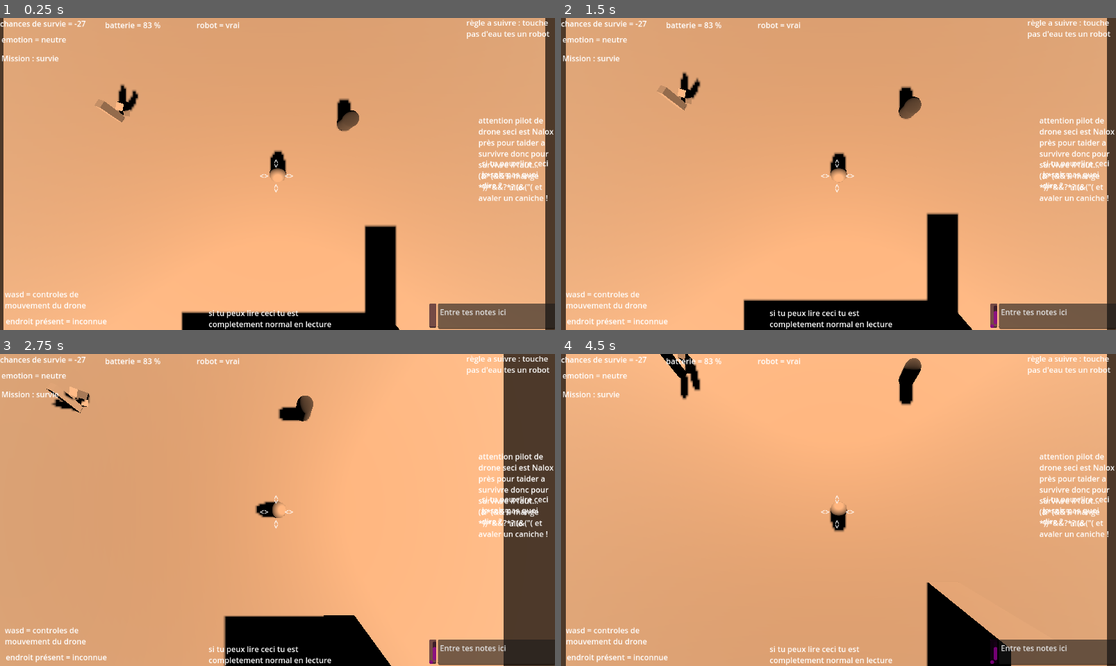
Above: before the commit, frames 1-4 (two rows, left to right).
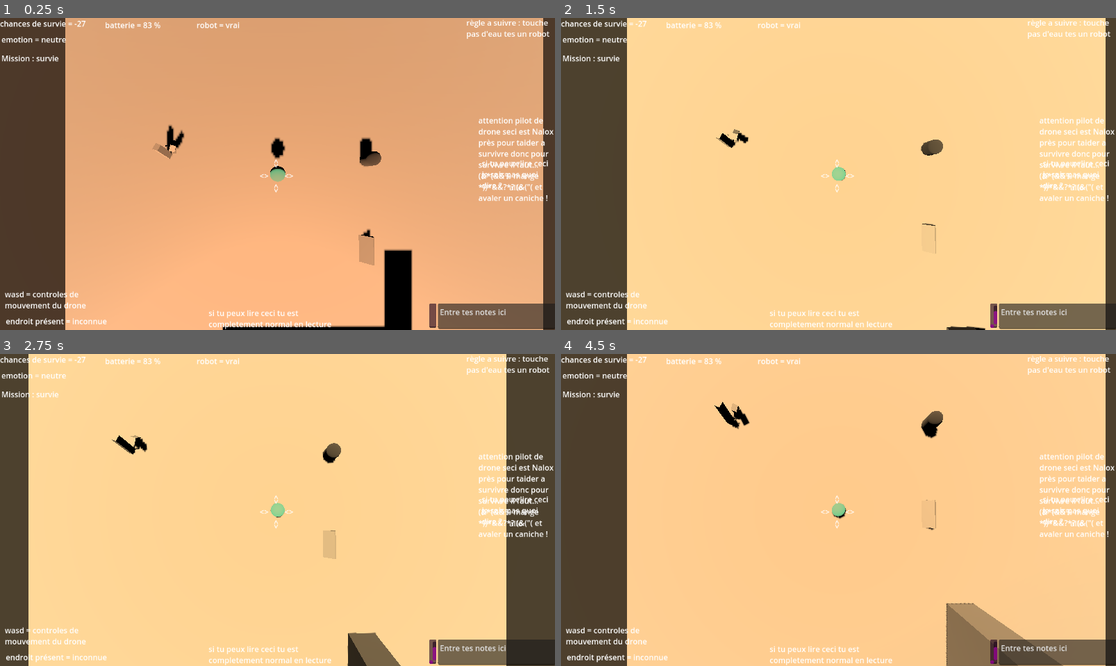
Above: after the commit, the same moments.

Repository: StudioXPEtudiant/25-26.QC.S.S2_Re_TV
Game: Godot game, scene res://Player.tscn
Same seed, same stepped clock (60 frames per second), same inputs: the game is played once before the commit and once after it.
Inputs (mouse positions are in pixels of both pictures, inside the frame that each line leads up to):
- Up to frame 1 (0.25 s): no input
- Up to frame 2 (1.5 s): click (993, 314) at 0.52 s; type "Alex" at 0.6 s; tap Enter at 1.25 s; hold S (J1right) from 1.28 s (still down)
- Up to frame 3 (2.75 s): release S (J1right) at 2.03 s; hold D (J1down) from 2.03 s (still down)
- Up to frame 4 (4.5 s): release D (J1down) at 2.78 s; hold S (J1right) 2.78-3.53 s; hold A (J1up) 3.53-4.28 s; hold W (J1left) from 4.28 s (still down)

The runs differ from the first frame. In frame 1, 17% of the frame differs, in the area x 0-99%, y 0-100%; in frame 2, 95%; in frame 3, 89%; in frame 4, 79%.

Commit message:
+ 1 decorations + nouveaux joueurs (ses just une sphere) + scene individuelle pour le joueur

Diff:
--- a/Player.tscn
+++ b/Player.tscn
@@ -1,27 +1,9 @@
-[gd_scene load_steps=21 format=3 uid="uid://c5mwoim0bhq54"]
-
-[ext_resource type="Script" uid="uid://2cp0rf5k1be7" path="res://Camera_mouvement.gd" id="1_kpjcp"]
-[ext_resource type="Script" uid="uid://bt11rndixbpak" path="res://Player-movement.gd" id="1_tdem5"]
+[gd_scene load_steps=14 format=3 uid="uid://c5mwoim0bhq54"]
+
+[ext_resource type="PackedScene" uid="uid://dfpkme3q1d5a6" path="res://Player2.tscn" id="3_e80uo"]
 [ext_resource type="PackedScene" uid="uid://o0m3ymwh8n5" path="res://endroits effronder.tscn" id="3_kne1u"]
+[ext_resource type="PackedScene" uid="uid://dr4cs7spabo41" path="res://Tv blockage.tscn" id="4_cxr5p"]
 [ext_resource type="PackedScene" uid="uid://mukxrgbxxb7p" path="res://pushblock.tscn" id="4_e80uo"]
-
-[sub_resource type="PhysicsMaterial" id="PhysicsMaterial_e80uo"]
-
-[sub_resource type="BoxShape3D" id="BoxShape3D_xhfnw"]
-
-[sub_resource type="BoxMesh" id="BoxMesh_xhfnw"]
-
-[sub_resource type="StandardMaterial3D" id="StandardMaterial3D_kpjcp"]
-transparency = 1
-blend_mode = 3
-cull_mode = 1
-albedo_color = Color(0.807843, 0.498039, 0.282353, 0.231373)
-
-[sub_resource type="PhysicsMaterial" id="PhysicsMaterial_cxr5p"]
-
-[sub_resource type="CapsuleShape3D" id="CapsuleShape3D_dshn4"]
-
-[sub_resource type="CapsuleMesh" id="CapsuleMesh_obed5"]
 
 [sub_resource type="CanvasItemMaterial" id="CanvasItemMaterial_kpjcp"]
 
@@ -50,60 +32,6 @@
 [sub_resource type="BoxMesh" id="BoxMesh_aaats"]
 
 [node name="Node3D" type="Node3D"]
-
-[node name="RigidBody3D" type="RigidBody3D" parent="."]
-mass = 0.001
-physics_material_override = SubResource("PhysicsMaterial_e80uo")
-gravity_scale = 0.0
-script = ExtResource("1_kpjcp")
-movespeed = 2
-
-[node name="CollisionShape3D" type="CollisionShape3D" parent="RigidBody3D"]
-transform = Transform3D(1, 0, 0, 0, 1, 0, 0, 0, 1, 0, 9.86388, 0)
-shape = SubResource("BoxShape3D_xhfnw")
-
-[node name="Camera3D" type="Camera3D" parent="RigidBody3D"]
-transform = Transform3D(1, 0, 0, 0, -4.37114e-08, 1, 0, -1, -4.37114e-08, -0.27794, 6.90487, 0.00553894)
-rotation_edit_mode = 1
-doppler_tracking = 1
-
-[node name="MeshInstance3D2" type="MeshInstance3D" parent="RigidBody3D/Camera3D"]
-transform = Transform3D(-9.74105e-08, -3.92693, 0, 2.22849, -1.71652e-07, 0, 0, 0, 0.40581, 0, 3.67872e-08, -0.843028)
-layers = 2
-mesh = SubResource("BoxMesh_xhfnw")
-surface_material_override/0 = SubResource("StandardMaterial3D_kpjcp")
-
-[node name="Player" type="RigidBody3D" parent="."]
-transform = Transform3D(0.5, 0, 0, 0, 0.5, 0, 0, 0, 0.5, -0.270621, 0.515487, 0.00405115)
-axis_lock_linear_x = true
-axis_lock_linear_z = true
-mass = 5.0
-physics_material_override = SubResource("PhysicsMaterial_cxr5p")
-gravity_scale = 0.5
-lock_rotation = true
-script = ExtResource("1_tdem5")
-movespeed = 2
-
-[node name="CollisionShape3D" type="CollisionShape3D" parent="Player"]
-transform = Transform3D(0.5, 0, 0, 0, 0.5, 0, 0, 0, 0.5, 0, 0, 0)
-shape = SubResource("CapsuleShape3D_dshn4")
-debug_color = Color(0.290659, 0.618761, 0.351924, 1)
-
-[node name="MeshInstance3D" type="MeshInstance3D" parent="Player"]
-transform = Transform3D(0.5, 0, 0, 0, 0.5, 0, 0, 0, 0.5, 0, 0, 0)
-mesh = SubResource("CapsuleMesh_obed5")
-skeleton = NodePath("../..")
-
-[node name="DirectionalLight3D2" type="DirectionalLight3D" parent="Player"]
-transform = Transform3D(-2, -1.23635e-07, 1.23635e-07, 1.7477e-07, -1.4554, 1.37179, 5.16879e-09, 1.37179, 1.4554, -0.00137615, -0.0614711, 0.0299828)
-light_energy = 2.5
-light_volumetric_fog_energy = 5.0
-light_specular = 5.0
-light_bake_mode = 0
-light_cull_mask = 4294967293
-shadow_enabled = true
-shadow_transmittance_bias = -4.152
-shadow_blur = 5.0
 
 [node name="DirectionalLight3D" type="DirectionalLight3D" parent="."]
 transform = Transform3D(1, 0, 0, 0, -0.0258105, 0.999667, 0, -0.999667, -0.0258105, 0, 9.83195, 0)
@@ -590,4 +518,10 @@
 transform = Transform3D(1, 0, 0, 0, 1, 0, 0, 0, 1, -5, 0, -2)
 
 [node name="Pushblock" parent="NavigationRegion3D" instance=ExtResource("4_e80uo")]
-transform = Transform3D(1, 0, 0, 0, 1, 0, 0, 0, 1, -3.55765, 0.655428, 9.53295)
+transform = Transform3D(1, 0, 0, 0, 1, 0, 0, 0, 1, -3.55765, 0.845489, 9.53295)
+
+[node name="Player2" parent="." instance=ExtResource("3_e80uo")]
+transform = Transform3D(1, 0, 0, 0, 1, 0, 0, 0, 1, -1.10409, 0.883434, -1.12373)
+
+[node name="EndroitsEffronder" parent="." instance=ExtResource("4_cxr5p")]
+transform = Transform3D(1, 0, 0, 0, 1, 0, 0, 0, 1, 1.91363, 0.108996, 1.63187)
--- /dev/null
+++ b/Player2.tscn
@@ -0,0 +1,80 @@
+[gd_scene load_steps=11 format=3 uid="uid://dfpkme3q1d5a6"]
+
+[ext_resource type="Script" uid="uid://2cp0rf5k1be7" path="res://Camera_mouvement.gd" id="1_mjxxk"]
+[ext_resource type="Script" uid="uid://bt11rndixbpak" path="res://Player-movement.gd" id="2_eyttc"]
+
+[sub_resource type="PhysicsMaterial" id="PhysicsMaterial_g3ar4"]
+
+[sub_resource type="BoxShape3D" id="BoxShape3D_6qrfi"]
+
+[sub_resource type="BoxMesh" id="BoxMesh_qgh46"]
+
+[sub_resource type="StandardMaterial3D" id="StandardMaterial3D_c7vm2"]
+transparency = 1
+blend_mode = 3
+cull_mode = 1
+albedo_color = Color(0.807843, 0.498039, 0.282353, 0.231373)
+
+[sub_resource type="PhysicsMaterial" id="PhysicsMaterial_wycv3"]
+
+[sub_resource type="StandardMaterial3D" id="StandardMaterial3D_t46hy"]
+albedo_color = Color(0.341176, 1, 1, 1)
+
+[sub_resource type="SphereMesh" id="SphereMesh_5twf5"]
+material = SubResource("StandardMaterial3D_t46hy")
+
+[sub_resource type="SphereShape3D" id="SphereShape3D_yn16u"]
+
+[node name="Player2" type="Node3D"]
+
+[node name="RigidBody3D" type="RigidBody3D" parent="."]
+mass = 0.001
+physics_material_override = SubResource("PhysicsMaterial_g3ar4")
+gravity_scale = 0.0
+script = ExtResource("1_mjxxk")
+movespeed = 2
+
+[node name="CollisionShape3D" type="CollisionShape3D" parent="RigidBody3D"]
+transform = Transform3D(1, 0, 0, 0, 1, 0, 0, 0, 1, 0, 9.86388, 0)
+shape = SubResource("BoxShape3D_6qrfi")
+
+[node name="Camera3D" type="Camera3D" parent="RigidBody3D"]
+transform = Transform3D(1, 0, 0, 0, -4.37114e-08, 1, 0, -1, -4.37114e-08, -0.27794, 6.90487, 0.00553894)
+rotation_edit_mode = 1
+doppler_tracking = 1
+
+[node name="MeshInstance3D2" type="MeshInstance3D" parent="RigidBody3D/Camera3D"]
+transform = Transform3D(-9.74105e-08, -3.92693, 0, 2.22849, -1.71652e-07, 0, 0, 0, 0.40581, 0, 3.67872e-08, -0.843028)
+layers = 2
+mesh = SubResource("BoxMesh_qgh46")
+surface_material_override/0 = SubResource("StandardMaterial3D_c7vm2")
+
+[node name="Player" type="RigidBody3D" parent="."]
+transform = Transform3D(0.5, 0, 0, 0, 0.5, 0, 0, 0, 0.5, -0.270621, 0.515487, 0.00405115)
+axis_lock_linear_x = true
+axis_lock_linear_z = true
+mass = 5.0
+physics_material_override = SubResource("PhysicsMaterial_wycv3")
+gravity_scale = 0.5
+lock_rotation = true
+script = ExtResource("2_eyttc")
+movespeed = 2
+
+[node name="MeshInstance3D" type="MeshInstance3D" parent="Player"]
+transform = Transform3D(0.5, 0, 0, 0, 0.5, 0, 0, 0, 0.5, 0, 0, 0)
+mesh = SubResource("SphereMesh_5twf5")
+skeleton = NodePath("../..")
+
+[node name="DirectionalLight3D2" type="DirectionalLight3D" parent="Player"]
+transform = Transform3D(-2, -1.23635e-07, 1.23635e-07, 1.7477e-07, -1.4554, 1.37179, 5.16879e-09, 1.37179, 1.4554, -0.00137615, -0.0614711, 0.0299828)
+light_energy = 2.5
+light_volumetric_fog_energy = 5.0
+light_specular = 5.0
+light_bake_mode = 0
+light_cull_mask = 4294967293
+shadow_enabled = true
+shadow_transmittance_bias = -4.152
+shadow_blur = 5.0
+
+[node name="CollisionShape3D" type="CollisionShape3D" parent="Player"]
+shape = SubResource("SphereShape3D_yn16u")
--- /dev/null
+++ b/Tv blockage.tscn
@@ -0,0 +1,29 @@
+[gd_scene load_steps=4 format=3 uid="uid://dr4cs7spabo41"]
+
+[sub_resource type="PhysicsMaterial" id="PhysicsMaterial_we21p"]
+
+[sub_resource type="BoxMesh" id="BoxMesh_ea3fl"]
+
+[sub_resource type="BoxShape3D" id="BoxShape3D_hcd8k"]
+size = Vector3(0.653687, 0.946045, 1.06299)
+
+[node name="EndroitsEffronder" type="Node3D"]
+
+[node name="RigidBody3D" type="RigidBody3D" parent="."]
+mass = 1000.0
+physics_material_override = SubResource("PhysicsMaterial_we21p")
+
+[node name="MeshInstance3D" type="MeshInstance3D" parent="RigidBody3D"]
+transform = Transform3D(0.06919, 0.721629, 0.0229505, -0.0721765, 0.692131, -0.00319659, -0.00181915, -0.0143531, 0.999731, -0.219856, 0.229346, 0.00578048)
+mesh = SubResource("BoxMesh_ea3fl")
+skeleton = NodePath("../..")
+
+[node name="NavigationObstacle3D" type="NavigationObstacle3D" parent="RigidBody3D"]
+radius = 1.0
+vertices = PackedVector3Array(-0.598889, 0, 0.757211, -0.675236, 0, 0.299547, -0.722824, 0, -0.680529, -0.0230565, 0, -0.585579, 0.00399002, 0, 0.105539)
+affect_navigation_mesh = true
+use_3d_avoidance = true
+
+[node name="CollisionShape3D" type="CollisionShape3D" parent="RigidBody3D"]
+transform = Transform3D(1, 0, 0, 0, 1, 0, 0, 0, 1, -0.310363, 0.481567, -0.0314948)
+shape = SubResource("BoxShape3D_hcd8k")
